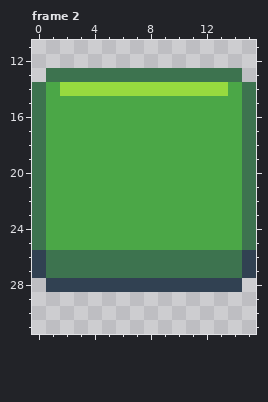
Pixel-art file -- images/quq.aseprite. Above: the version before the commit.
16x32 pixels, 4 frames. Shown: frame 2: x 0..15, y 11..31. The commit also changed other frames, which this record leaves out.
The same view after the edit:
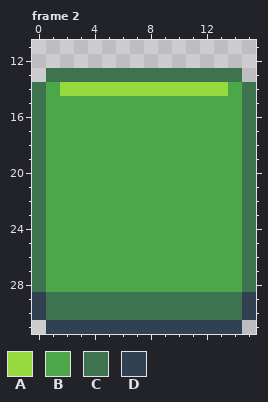
Palette (. is transparent): A #97da3f  B #4ba747  C #3d734f  D #314152
The exact change:
{"where": "frame 2"}
{"frame":2,"y":26,"x":0,"old":"DCCCCCCCCCCCCCCD","new":"CBBBBBBBBBBBBBBC"}
{"frame":2,"y":27,"x":0,"old":"DCCCCCCCCCCCCCCD","new":"CBBBBBBBBBBBBBBC"}
{"frame":2,"y":28,"x":0,"old":".DDDDDDDDDDDDDD.","new":"CBBBBBBBBBBBBBBC"}
{"frame":2,"y":29,"x":0,"old":"................","new":"DCCCCCCCCCCCCCCD"}
{"frame":2,"y":30,"x":0,"old":"................","new":"DCCCCCCCCCCCCCCD"}
{"frame":2,"y":31,"x":1,"old":"..............","new":"DDDDDDDDDDDDDD"}
{"label":"changed","picture_box":[32,250,256,334]}
